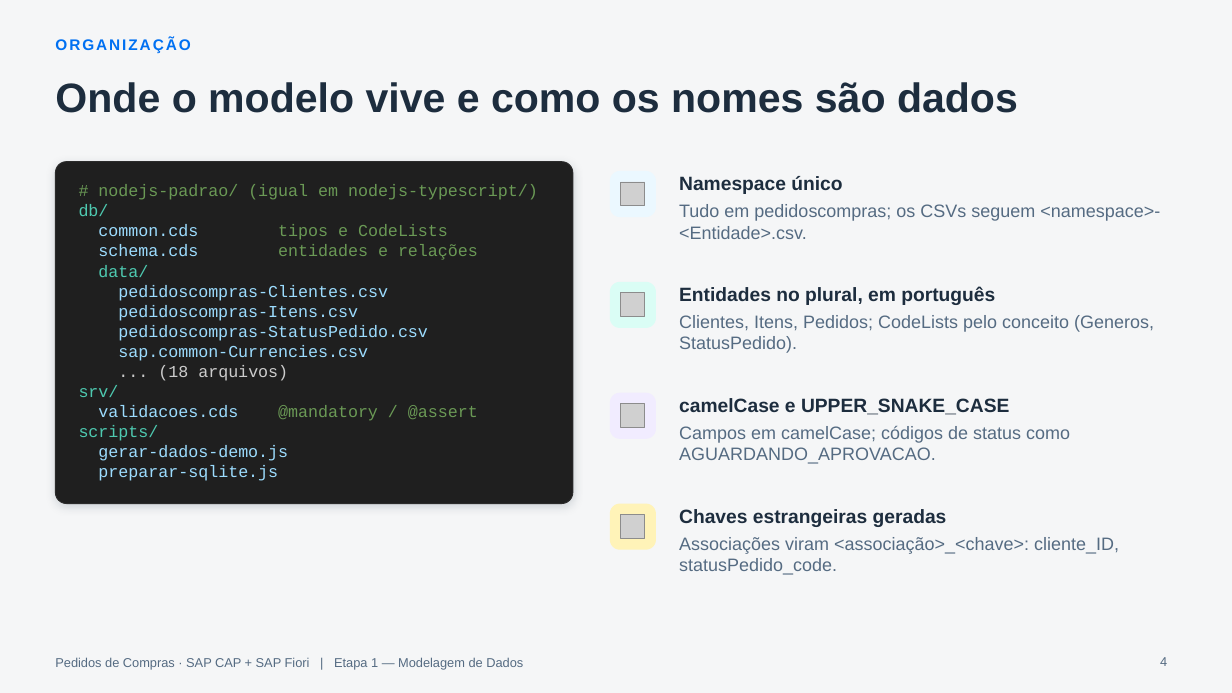
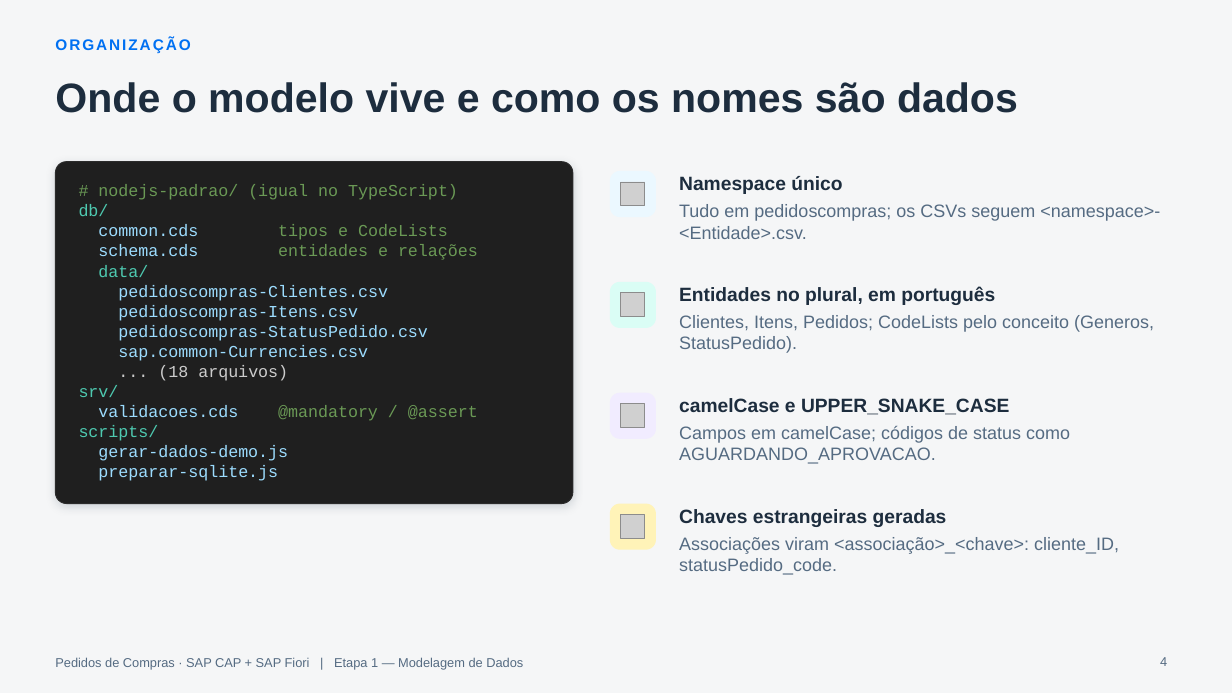
Before and after one commit to AdrianoBispo/sap-cap-nodejs-pedidos-de-compras-app, a slide deck: slide 4 of docs/apresentacoes/01-modelagem-de-dados.pptx. Drawn at 1232x693 pixels with LibreOffice and Linux fonts; fonts in the diff are those of the drawing; grey boxes stand for pictures. Boxes give left, top, right and bottom in pixels: in the first picture for what was removed or moved away, otherwise in the second. Text is boxed around its words. In the diff, an @@ line names an element or a change of style, - is before the commit and + after.

```diff
--- a/docs/apresentacoes/01-modelagem-de-dados.pptx
+++ b/docs/apresentacoes/01-modelagem-de-dados.pptx
@@ text at box(98, 184, 458, 200): text changed @@
-# nodejs-padrao/ (igual em nodejs-typescript/)
+# nodejs-padrao/ (igual no TypeScript)
```
Also in this commit, not shown: 5 other slides changed, 20 slides added, 10 other files.
